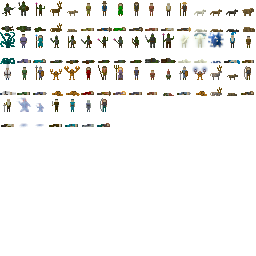
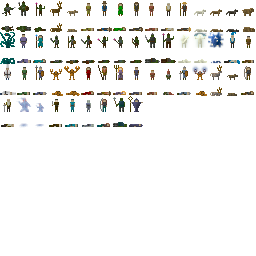
Layered file, before and after one edit (256x256). Changes by layer:
painted on "Background" over [left=113, top=92, right=174, bottom=127]
